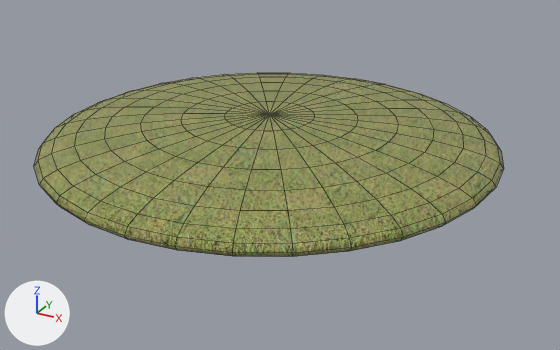
Before and after pictures for a commit that changed the FBX model models/island/island.fbx.
Rendered twice from a 50 mm camera at (12.67, -22.28, 9.95) aimed at (0.58, -0.31, -1.04). Lighting does not change. The marker at lower left points along +X, +Y and +Z. Mesh edges are drawn as thin lines. Where no turn or scale is listed for an object, it has been applied to the vertices.

The older version as bpy lines, for what is in view:
```python
me_sphere_001 = bpy.data.meshes.new('Sphere.001')
me_sphere_001.from_pydata(...)  # a UV sphere (32 segments, 16 rings, poles along z) spanning x -8.0..8.0, y -8.0..8.0, z -1.0..1.0
me_sphere_001.materials.append(mat_grass_01)
ob_sphere = bpy.data.objects.new('Sphere', me_sphere_001)
ob_sphere.location = (0.0, 0.0, 0.0)
```
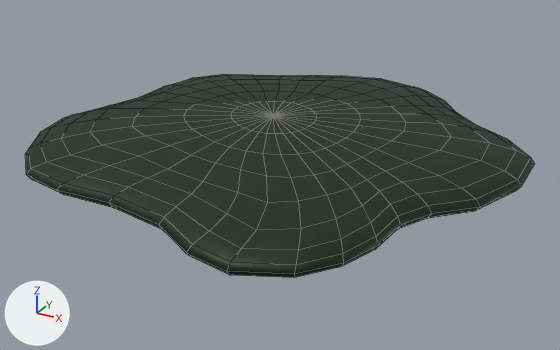
Commit message: Updated island

Where the change shows, as pixel boxes (x1, y1, x2, y2) in the pictures (560 x 350 px):
'Sphere', recoloured, reshaped (yellow to black, 8% wider, 11% taller): before (34, 73, 504, 257); after (25, 74, 534, 278)

What changed in the scene script:
```text
Add img_grass_jpg:
    img_grass_jpg = load_image('grass.jpg', '../grass.jpg', 1024, 1024, 'sRGB')
Add mat_grass:
    mat_grass = principled_material('grass')
    mat_grass.texture = img_grass_jpg
    mat_grass.roughness = 0.555
Change me_sphere_001:
    used by ob_sphere; location = (0.0, 0.0, 0.0)
    remove me_sphere_001.from_pydata(...)  # 482 vertices, 512 faces; spans x -8.0..8.0, y -8.0..8.0, z -1.0..1.0
    remove me_sphere_001.materials.append(mat_grass_01)
    add me_sphere_001.from_pydata(...)  # 482 vertices, 512 faces; spans x -7.9..8.7, y -8.2..8.4, z -1.0..1.0
    me_sphere_001 part 1: 422 of 482 vertices moved; they spanned x -8.0..8.0, y -8.0..8.0, z -1.0..1.0 and now span x -7.9..8.7, y -8.2..8.4, z -1.0..1.0; mean shift (0.4, 0.1, 0.0); largest move (0.0, -6.7, 0.6) -> (2.3, -6.5, 0.6)
    add me_sphere_001.materials.append(mat_grass)  # picture img_grass_jpg
```
